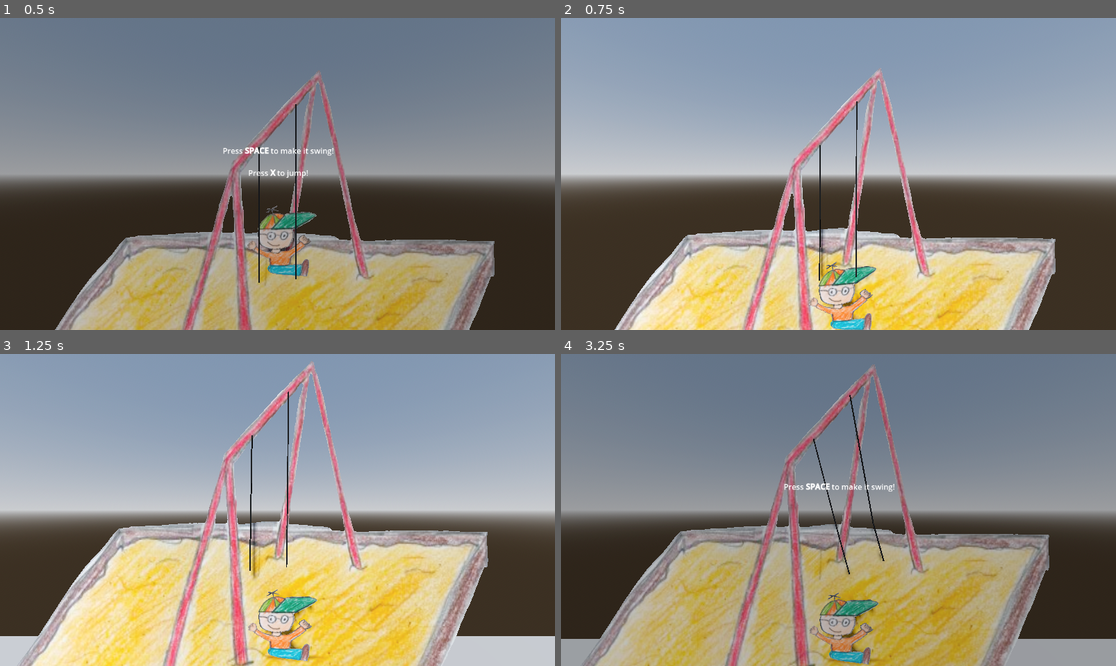
Above: before the commit, frames 1-4 (two rows, left to right).
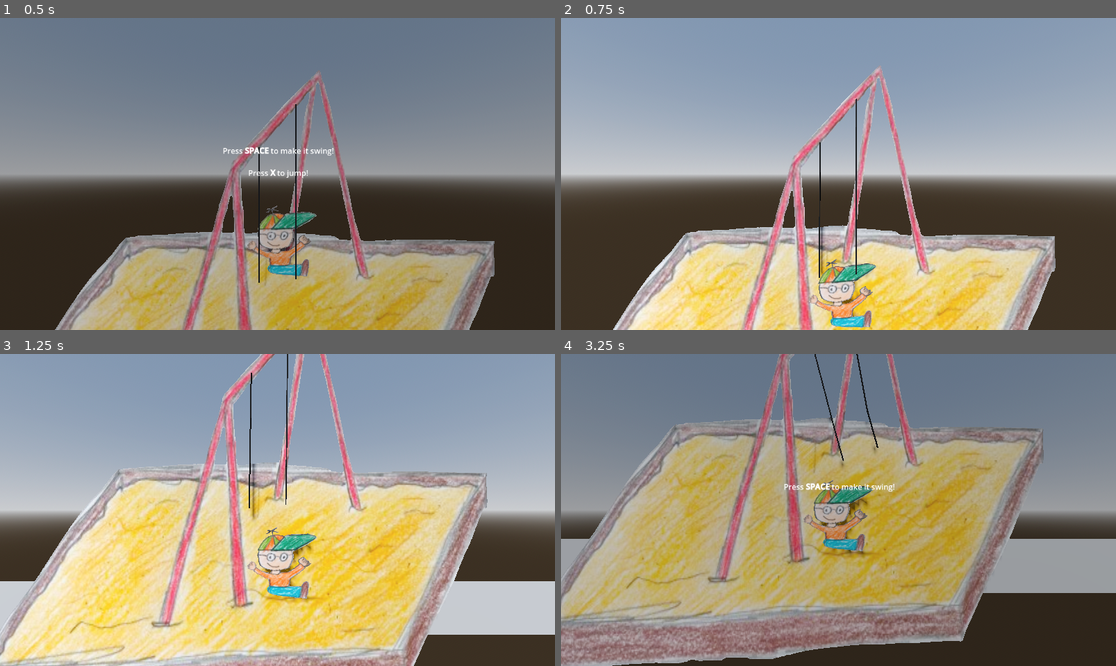
Above: after the commit, the same moments.

Repository: EsbenNyboe/GMTK-Jam-2025
Game: Godot game, scene res://main_scene.tscn
Two runs of this game, one before a commit and one after it. Both use one fixed random seed, a clock stepped at 60 frames per second and the inputs below.
Inputs:
- Up to frame 1 (0.5 s): no input
- Up to frame 2 (0.75 s): tap B at 0.5 s; tap X (jump) at 0.6 s
- Up to frame 3 (1.25 s): tap X (jump) at 0.77, 1.07 s
- Up to frame 4 (3.25 s): tap Space (swing) at 1.35, 2.85 s; tap X (jump) at 1.52, 1.55, 1.82, 2.1, 3.02, 3.05 s; tap B at 2 s

Frame 1 is identical in both runs. In frame 2, 9.9% of the frame differs, in the area x 9-90%, y 15-100%; in frame 3, 50%; in frame 4, 60%, in the area x 0-100%, y 0-100%.

Commit message:
Fix camera logic: Make catch-up correctly

Diff:
--- a/camera_controller.gd
+++ b/camera_controller.gd
@@ -5,8 +5,6 @@
 @export_range(0.001, 1) var lerp_factor_start: float = 0.1
 @export_range(0.001, 1) var lerp_factor_end: float = 1
 @export var lerp_timer_duration: float = 10
-
-@export var catch_up_acceleration: float = 0.1
 
 var lerp_timer: float = 0
 
@@ -22,16 +20,18 @@
 	target_position = new_target_position
 
 func _physics_process(delta: float) -> void:
+	if !JumpingPlayer.instance:
+		return
+
 	lerp_timer += delta
-	lerp_timer = clampf(lerp_timer, 0, 1)
+	lerp_timer = clampf(lerp_timer, 0, lerp_timer_duration)
 
 	var current_lerp = lerp(lerp_factor_start, lerp_factor_end, lerp_timer / lerp_timer_duration)
 	velocity = lerp(velocity, target_velocity, current_lerp)
 
-	var catch_up_vector = Vector2.ZERO
-	catch_up_vector.x = 0 if target_position.x - global_position.x < 1 else catch_up_acceleration if velocity.x > 0 else -catch_up_acceleration
-	catch_up_vector.y = 0 if target_position.y - global_position.y < 1 else catch_up_acceleration if velocity.y > 0 else -catch_up_acceleration
-	catch_up_vector = lerp(Vector2.ZERO, catch_up_vector, lerp_timer)
+	var position_from_velocity = position
+	position_from_velocity.x += velocity.x * delta
+	position_from_velocity.y += velocity.y * delta
 
-	position.x += velocity.x * delta + catch_up_vector.x
-	position.y += velocity.y * delta + catch_up_vector.y
+	position.x = lerp(position_from_velocity.x, target_position.x, lerp_timer / lerp_timer_duration)
+	position.y = lerp(position_from_velocity.y, target_position.y, lerp_timer / lerp_timer_duration)
--- a/jumping_player.gd
+++ b/jumping_player.gd
@@ -1,6 +1,13 @@
+class_name JumpingPlayer
+
 extends RigidBody3D
 
+static var instance: JumpingPlayer
+
 var game_over: bool = false
+
+func _ready() -> void:
+	instance = self
 
 func _process(delta: float) -> void:
 	if position.y < -1 && !game_over:
--- a/main_scene.tscn
+++ b/main_scene.tscn
@@ -69,8 +69,8 @@
 [node name="Camera3D" type="Camera3D" parent="."]
 transform = Transform3D(1, 0, 0, 0, 1, 0, 0, 0, 1, 0, 1.04044, 3.34129)
 script = ExtResource("2_d5x1h")
-lerp_factor_start = 0.05
-lerp_timer_duration = 5.0
+lerp_factor_start = 0.001
+lerp_factor_end = 0.001
 
 [node name="RopeMount1" type="Node3D" parent="." node_paths=PackedStringArray("rope_visual", "rope_joint")]
 transform = Transform3D(1, 0, 0, 0, 1, 0, 0, 0, 1, -0.3, 1.478, 0)
